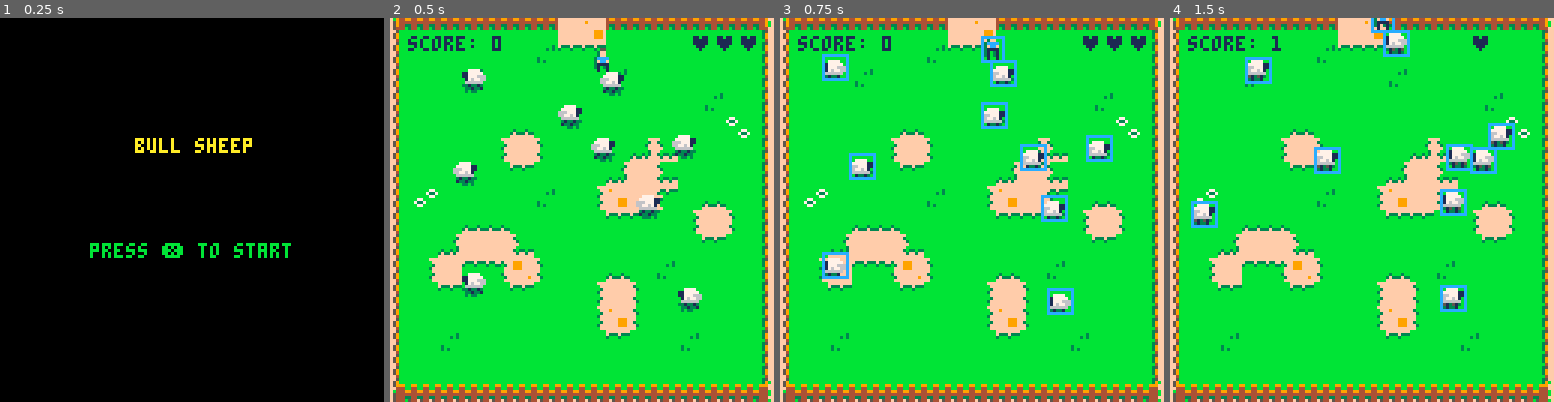
Above: before the commit, frames 1-4 (left to right).
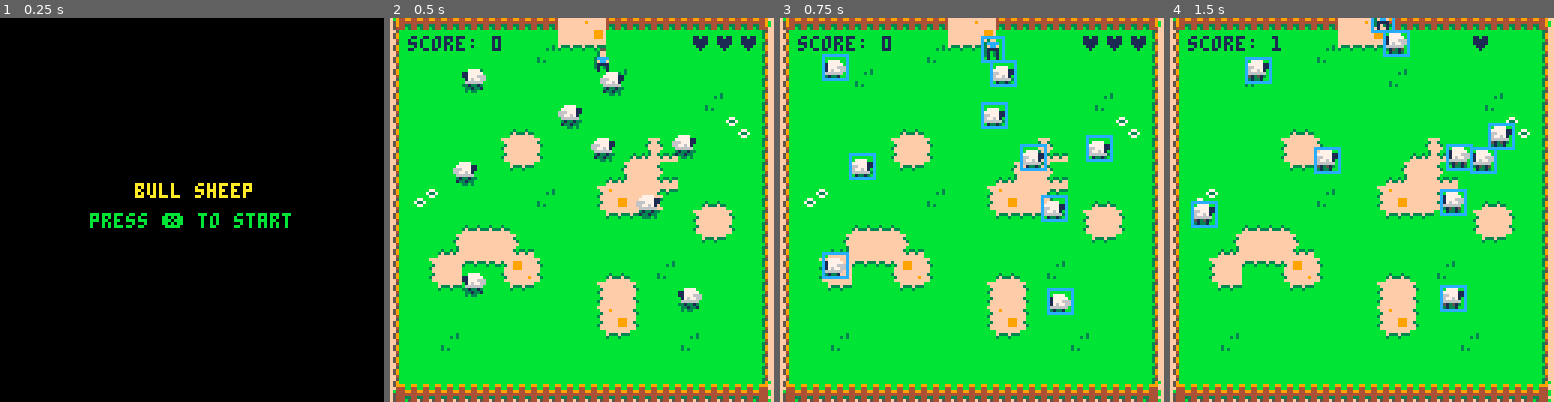
Above: after the commit, the same moments.

Repository: derpycoder/bull-sheep
Game: PICO-8 cartridge bull_sheep.p8
Two runs of this game, one before a commit and one after it. Both use one fixed random seed, a clock stepped at 60 frames per second and the inputs below.
Inputs:
- Up to frame 1 (0.25 s): no input
- Up to frame 2 (0.5 s): tap X (X key) at 0.33 s
- Up to frame 3 (0.75 s): tap O (Z key) at 0.7 s
- Up to frame 4 (1.5 s): tap X (X key) at 1.07 s

The runs differ from the first frame. In frame 1, 2.7% of the frame differs, in the area x 23-76%, y 31-63%; in frame 2, nothing differs; in frame 3, nothing differs; in frame 4, nothing differs.

Commit message:
Corrected Coloring Mistake on Death

Diff:
--- a/bull_sheep.p8
+++ b/bull_sheep.p8
@@ -56,6 +56,7 @@
 end
 
 function init_gameover()
+ palt()
 end
 
 local initializers = {
@@ -159,8 +160,8 @@
 
 function draw_gameload()
  cls()
- print("bull sheep", 45, 40, 10)
- print("press ❎ to start", 30, 75, 11)
+ print("bull sheep", 45, 55, 10)
+ print("press ❎ to start", 30, 65, 11)
 end
 
 function draw_gameplay()
